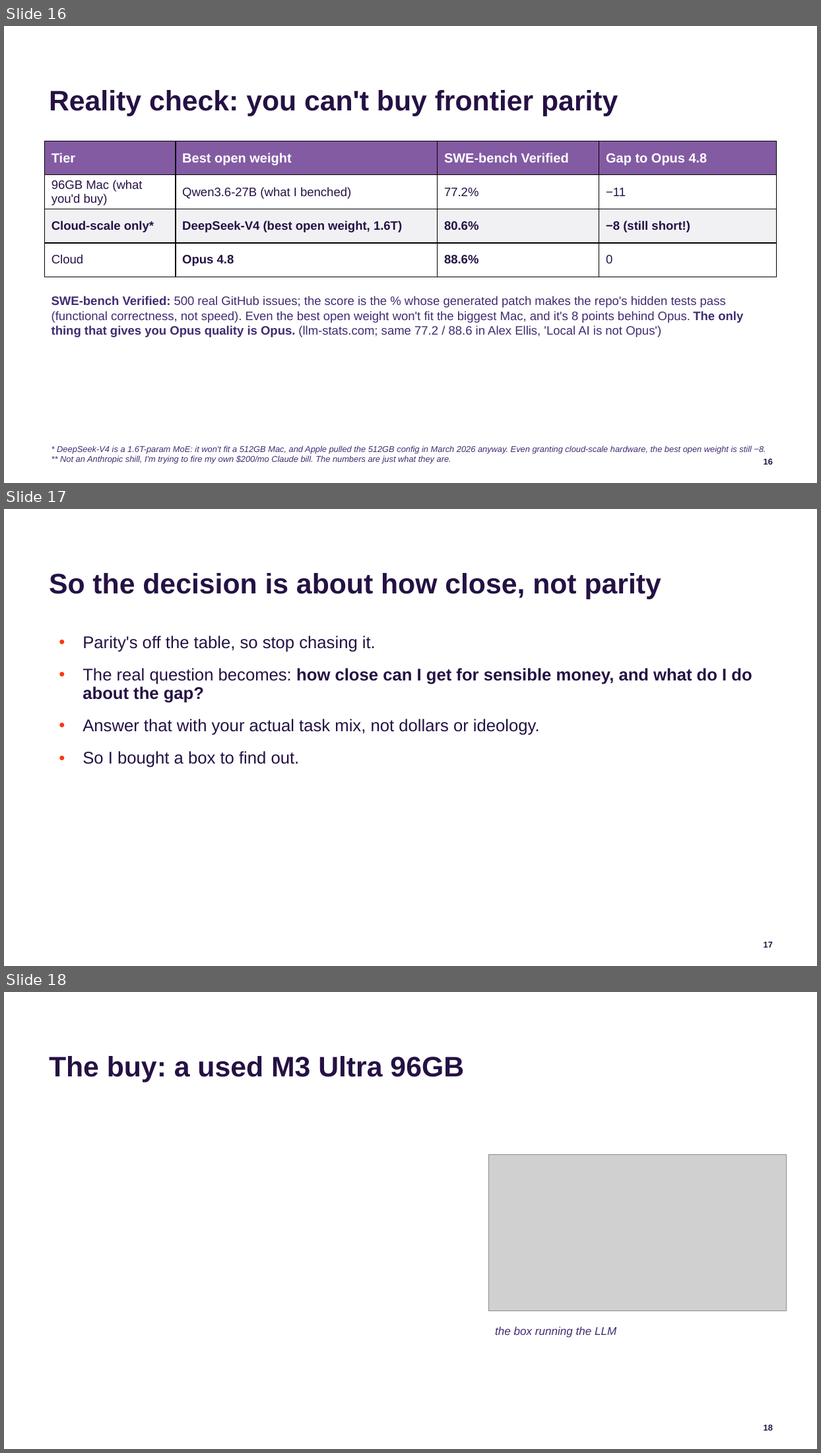
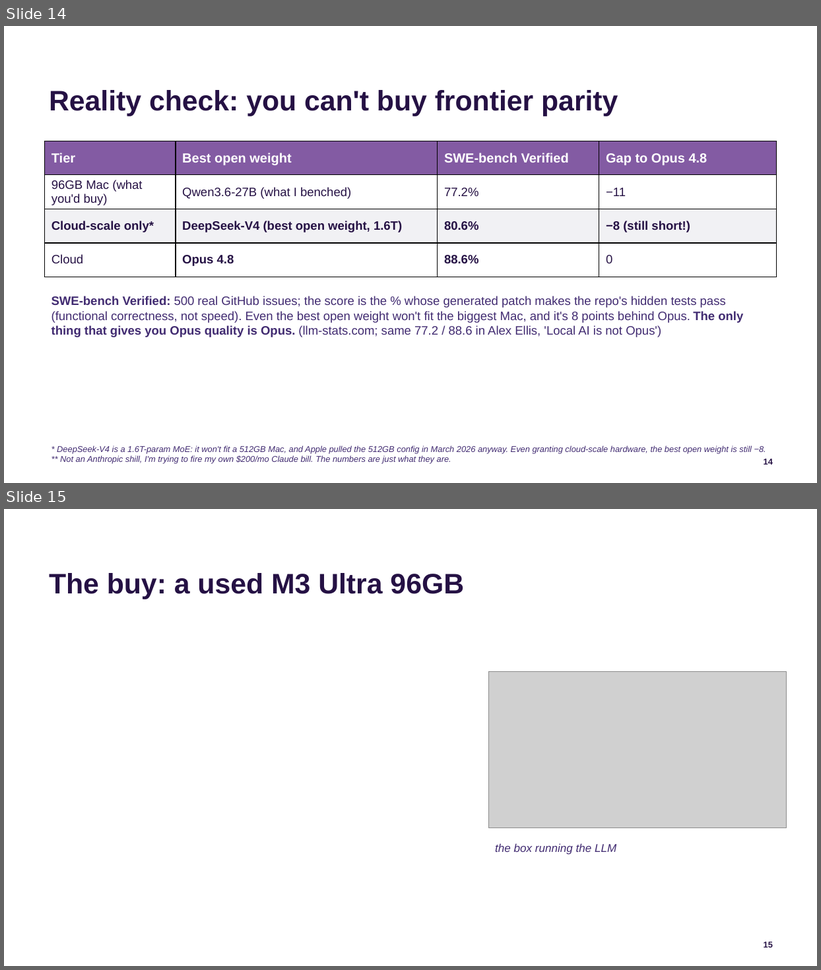
Before and after one commit to jconnolly/local-llm-pi5, a slide deck: local-llm-datasociety.pptx. Shown one above the other, each under a label of ours: slides 16, 17 and 18 before the commit, slides 14 and 15 after it. The pictures are 821x1453 and 821x970 pixels, drawn with LibreOffice and Linux fonts; fonts in the diff are those of the drawing; grey boxes stand for pictures; background and template pictures are left out. Boxes give left, top, right and bottom in pixels: in the first picture for what was removed or moved away, otherwise in the second. Text is boxed around its words. In the diff, an @@ line names an element or a change of style, - is before the commit and + after.

```diff
--- a/local-llm-datasociety.pptx
+++ b/local-llm-datasociety.pptx
@@ slide 17 removed at [4,509,817,966], background #FFFFFF; not listed: 1 template element that a slide beside it also shows @@
@@ title removed at [49,573,661,599] @@
-So the decision is about how close, not parity
@@ text removed at [83,636,752,768] @@
-• Parity's off the table, so stop chasing it.
-• The real question becomes: how close can I get for sensible money, and what do I do about the gap?
-• Answer that with your actual task mix, not dollars or ideology.
-• So I bought a box to find out.
@@ what was slide 16 is now slide 14 @@
@@ page number at [764,459,773,465]: text changed @@
-16
+14
@@ what was slide 18 is now slide 15 @@
```
Also in this commit, not shown: 4 slides changed, 10 other slides removed, 3 other files.
